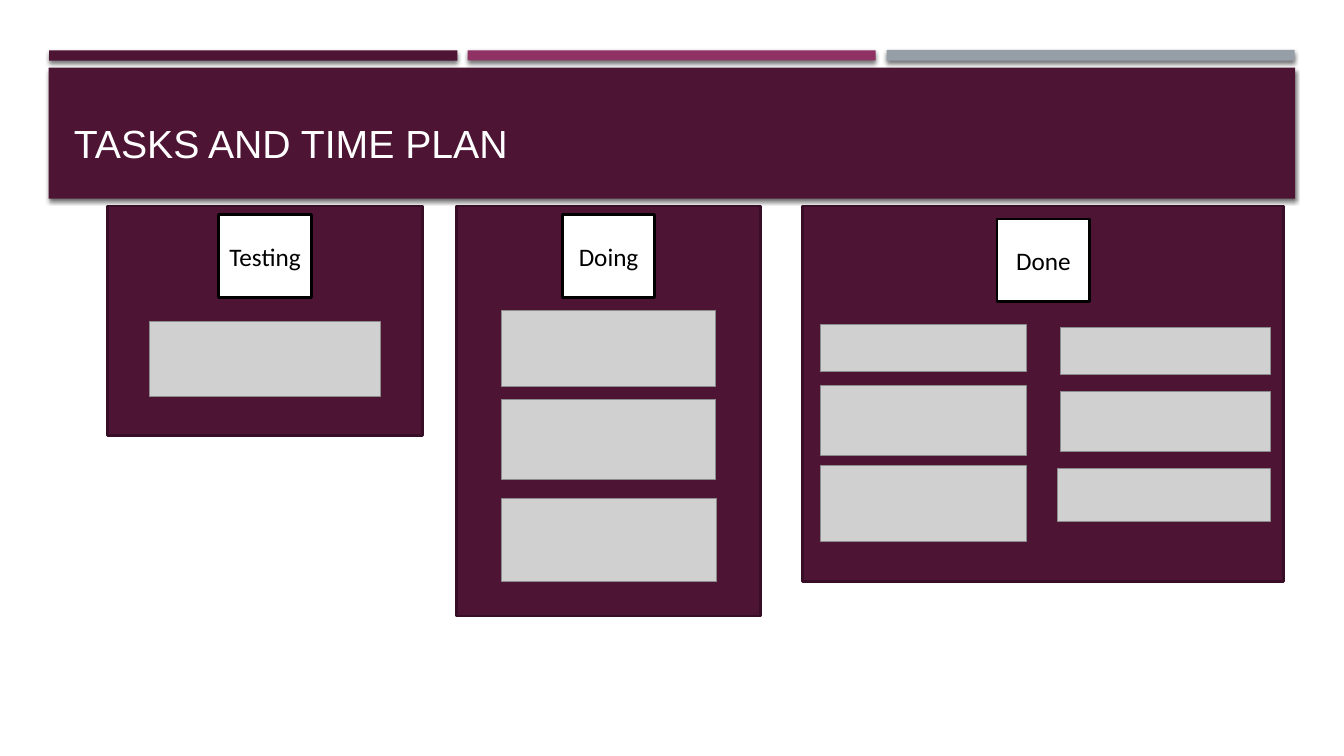
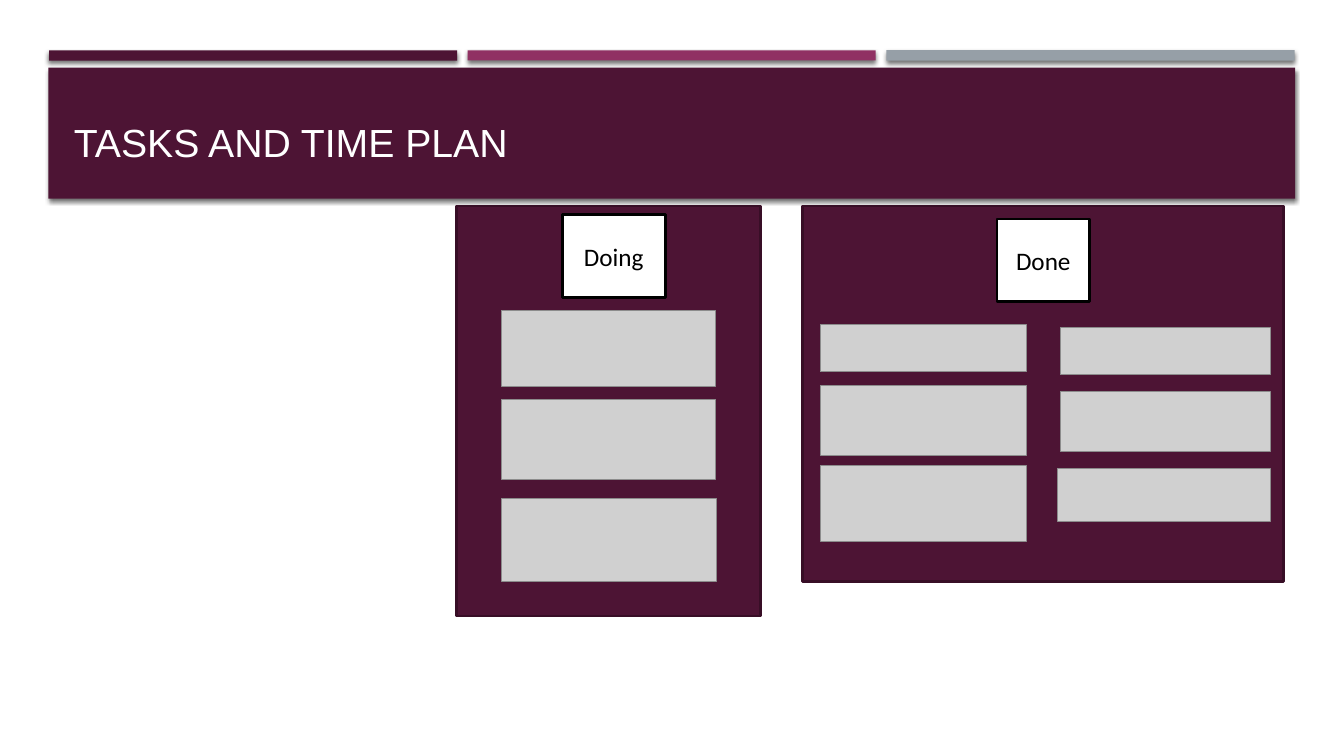
Before and after one commit to YoussifAssem/Genatac, a slide deck: slide 12 of E-Genetics/Proposal/genetics.pptm (slide 7 before the commit). Drawn at 1344x756 pixels with LibreOffice and Linux fonts; fonts in the diff are those of the drawing; grey boxes stand for pictures. Boxes give left, top, right and bottom in pixels: in the first picture for what was removed or moved away, otherwise in the second. Text is boxed around its words. In the diff, an @@ line names an element or a change of style, - is before the commit and + after.

```diff
--- a/E-Genetics/Proposal/genetics.pptm
+++ b/E-Genetics/Proposal/genetics.pptm
@@ rectangle removed at [108,206,423,435] @@
@@ rectangle removed at [219,215,312,297] @@
-Testing
@@ rectangle "Doing": place and size @@
-rectangle "Doing" at [563,215,655,297]
+rectangle "Doing" at [563,215,665,297]
@@ picture removed at [150,322,380,397] @@
```
Also in this commit, not shown: 1 other slide changed, 8 slides added, 2 other files.
